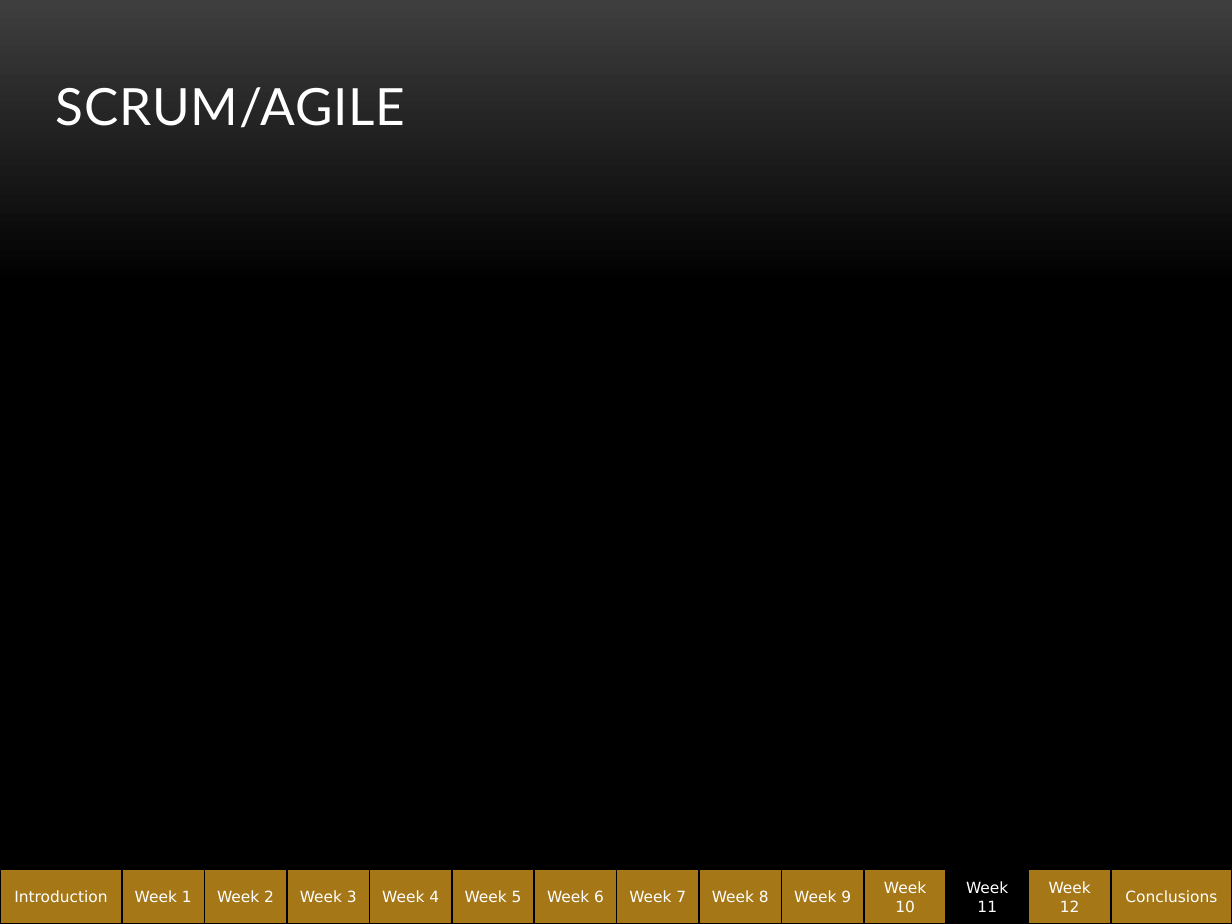
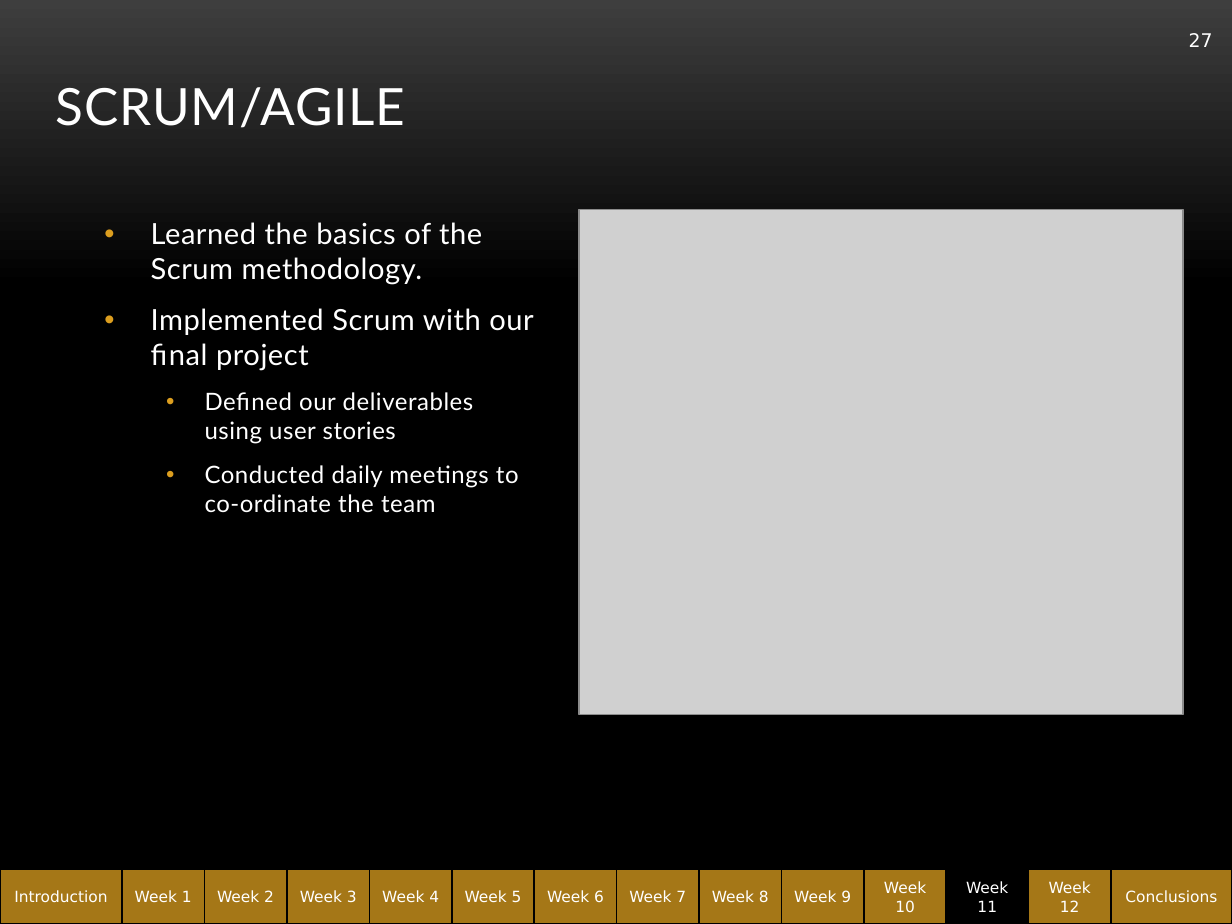
Before and after one commit to abe1ge/teletubbiesQAC, a slide deck: slide 27 of FinalPresentation.pptx (slide 16 before the commit). Drawn at 1232x924 pixels with LibreOffice and Linux fonts; fonts in the diff are those of the drawing; grey boxes stand for pictures; background and template pictures are left out. Boxes give left, top, right and bottom in pixels: in the first picture for what was removed or moved away, otherwise in the second. Text is boxed around its words. In the diff, an @@ line names an element or a change of style, - is before the commit and + after.

```diff
--- a/FinalPresentation.pptx
+++ b/FinalPresentation.pptx
@@ page number added at <box>1189,33,1213,47</box>, 11 pt, text #FFFFFF @@
+27
@@ picture added at <box>579,209,1183,713</box> @@
@@ text added at <box>151,222,533,512</box>, 14 pt, text #FFFFFF @@
+• Learned the basics of the Scrum methodology.
+• Implemented Scrum with our final project
+  • Defined our deliverables using user stories
+  • Conducted daily meetings to co-ordinate the team
```
Also in this commit, not shown: 24 other slides changed, 11 slides added.
